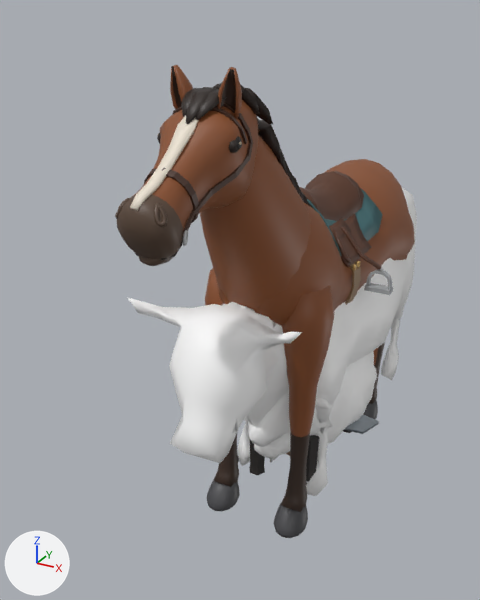
A saved change to the Blender file assets/fauna/fauna.blend.
Camera for both pictures: a camera (50 mm lens) standing at (0.385, -0.945, 0.742) and looking at (-0.066, -0.127, 0.333). Every picture has the same lights, and +X, +Y and +Z are marked at lower left. The older version comes first.

The first picture shows 'fauna_cow body', 'fauna_cow head', 'fauna_cow leg br', 'fauna_cow leg fr', 'fauna_horse body', 'fauna_horse head', 'fauna_horse leg fl', 'fauna_horse leg fr', 'fauna_sheep body', 'fauna_sheep head' and 6 more.
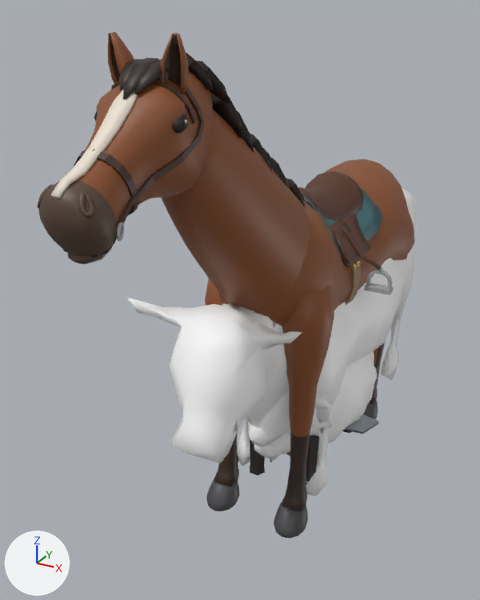
Boxes (x1, y1, x2, y2) around the edits, measured in the pictures (480 x 600 px; the box of a moved part takes in the faces that stretch with it):
'fauna_horse head', reshaped (39% wider, 14% taller)
    before: (115, 65, 311, 310)
    after: (37, 32, 310, 311)
part 1 of me_fauna_horse_head, moved or reshaped
    before: (117, 100, 258, 263)
    after: (39, 72, 213, 261)
part 2 of me_fauna_horse_head, moved or reshaped (mostly hidden)
    before: (157, 133, 161, 144)
    after: (94, 111, 97, 121)
part 3 of me_fauna_horse_head, moved or reshaped
    before: (115, 198, 130, 219)
    after: (37, 184, 53, 209)
part 4 of me_fauna_horse_head, moved or reshaped
    before: (170, 65, 193, 110)
    after: (108, 32, 134, 84)
part 5 of me_fauna_horse_head, moved or reshaped
    before: (228, 136, 240, 153)
    after: (172, 114, 187, 133)
part 6 of me_fauna_horse_head, moved or reshaped
    before: (236, 137, 242, 150)
    after: (180, 115, 189, 130)
part 7 of me_fauna_horse_head, moved or reshaped
    before: (154, 202, 168, 227)
    after: (78, 189, 95, 218)
part 8 of me_fauna_horse_head, moved or reshaped
    before: (161, 237, 183, 261)
    after: (91, 233, 117, 258)
part 9 of me_fauna_horse_head, moved or reshaped
    before: (216, 67, 242, 119)
    after: (159, 33, 189, 95)
part 10 of me_fauna_horse_head, moved or reshaped
    before: (183, 230, 188, 246)
    after: (117, 222, 124, 241)
part 11 of me_fauna_horse_head, moved or reshaped
    before: (138, 255, 166, 266)
    after: (67, 252, 97, 264)
part 12 of me_fauna_horse_head, moved or reshaped
    before: (183, 103, 253, 235)
    after: (118, 76, 204, 228)
part 13 of me_fauna_horse_head, moved or reshaped
    before: (172, 106, 248, 144)
    after: (111, 78, 197, 124)
part 14 of me_fauna_horse_head, moved or reshaped
    before: (144, 168, 199, 222)
    after: (74, 149, 139, 215)
part 15 of me_fauna_horse_head, moved or reshaped (mostly hidden)
    before: (292, 175, 304, 202)
    after: (271, 157, 288, 187)
part 16 of me_fauna_horse_head, moved or reshaped (mostly hidden)
    before: (285, 161, 296, 190)
    after: (250, 134, 273, 173)
part 17 of me_fauna_horse_head, moved or reshaped (mostly hidden)
    before: (258, 134, 287, 175)
    after: (237, 111, 254, 153)
part 18 of me_fauna_horse_head, moved or reshaped
    before: (130, 82, 311, 310)
    after: (51, 53, 310, 311)

The change, as a diff of the scene's bpy script:
```diff
--- a/assets/fauna/fauna.blend.py
+++ b/assets/fauna/fauna.blend.py
@@ me_fauna_horse_head @@
-me_fauna_horse_head.from_pydata(...)  # 2212 vertices, 2092 faces; spans x -0.072..0.072, y -0.298..0.093, z -0.107..0.252
+me_fauna_horse_head.from_pydata(...)  # 2212 vertices, 2092 faces; spans x -0.072..0.072, y -0.398..0.095, z -0.105..0.287
+# me_fauna_horse_head part 1: the loose piece of 522 vertices spanning x -0.047..0.047, y -0.298..-0.073, z 0.065..0.223 is moved by (0.0, -0.1, 0.035)
+# me_fauna_horse_head part 2: the loose piece of 34 vertices spanning x -0.05..-0.036, y -0.188..-0.166, z 0.169..0.187 is moved by (0.0, -0.1, 0.035)
+# me_fauna_horse_head part 3: the loose piece of 96 vertices spanning x -0.03..-0.016, y -0.292..-0.279, z 0.117..0.137 is moved by (0.0, -0.1, 0.035)
+# me_fauna_horse_head part 4: the loose piece of 80 vertices spanning x -0.042..-0.014, y -0.174..-0.147, z 0.198..0.252 is moved by (0.0, -0.1, 0.035)
+# me_fauna_horse_head part 5: the loose piece of 34 vertices spanning x 0.036..0.05, y -0.188..-0.166, z 0.169..0.187 is moved by (0.0, -0.1, 0.035)
+# me_fauna_horse_head part 6: the loose piece of 34 vertices spanning x 0.041..0.051, y -0.184..-0.168, z 0.171..0.185 is moved by (0.0, -0.1, 0.035)
+# me_fauna_horse_head part 7: the loose piece of 96 vertices spanning x 0.016..0.03, y -0.292..-0.279, z 0.117..0.137 is moved by (0.0, -0.1, 0.035)
+# me_fauna_horse_head part 8: the loose piece of 16 vertices spanning x 0.014..0.029, y -0.278..-0.25, z 0.076..0.098 is moved by (0.0, -0.1, 0.035)
+# me_fauna_horse_head part 9: the loose piece of 80 vertices spanning x 0.014..0.042, y -0.174..-0.147, z 0.198..0.252 is moved by (0.0, -0.1, 0.035)
+# me_fauna_horse_head part 10: the loose piece of 96 vertices spanning x 0.025..0.034, y -0.262..-0.246, z 0.087..0.104 is moved by (0.0, -0.1, 0.035)
+# me_fauna_horse_head part 11: the loose piece of 34 vertices spanning x -0.017..0.017, y -0.281..-0.255, z 0.068..0.087 is moved by (0.0, -0.1, 0.035)
+# me_fauna_horse_head part 12: the loose piece of 76 vertices spanning x -0.048..0.048, y -0.255..-0.134, z 0.097..0.222 is moved by (0.0, -0.1, 0.035)
+# me_fauna_horse_head part 13: the loose piece of 36 vertices spanning x -0.047..0.047, y -0.177..-0.152, z 0.175..0.216 is moved by (0.0, -0.1, 0.035)
+# me_fauna_horse_head part 14: the loose piece of 60 vertices spanning x -0.029..0.029, y -0.25..-0.213, z 0.096..0.162 is moved by (0.0, -0.1, 0.035)
+# me_fauna_horse_head part 15: the loose piece of 24 vertices spanning x -0.016..0.037, y -0.006..0.033, z 0.045..0.107 is multiplied about its middle by the matrix ((0.976, 0.01, -0.011), (-0.011, 0.966, -0.138), (0.01, 0.138, 0.966)), then moved by (0.0, -0.052, 0.03)
+# me_fauna_horse_head part 16: the loose piece of 24 vertices spanning x -0.016..0.041, y -0.036..-0.003, z 0.08..0.135 is multiplied about its middle by the matrix ((0.979, 0.016, -0.012), (-0.018, 0.965, -0.166), (0.009, 0.166, 0.965)), then moved by (0.0, -0.074, 0.038)
+# me_fauna_horse_head part 17: the loose piece of 24 vertices spanning x -0.016..0.038, y -0.066..-0.031, z 0.11..0.169 is multiplied about its middle by the matrix ((0.981, 0.01, -0.01), (-0.011, 0.973, -0.126), (0.008, 0.126, 0.973)), then moved by (0.0, -0.091, 0.041)
+# me_fauna_horse_head part 18: 580 of 2212 vertices moved; they spanned x -0.07..0.07, y -0.297..0.093, z -0.107..0.233 and now span x -0.07..0.07, y -0.397..0.095, z -0.105..0.268; mean shift (0.0, -0.068, 0.027); largest move (0.0, -0.086, 0.185) -> (0.0, -0.191, 0.226)
+# other edits to the shape of me_fauna_horse_head do not show in these pictures
 me_fauna_horse_head.materials.append(mat_plain_horse_coat)
```
